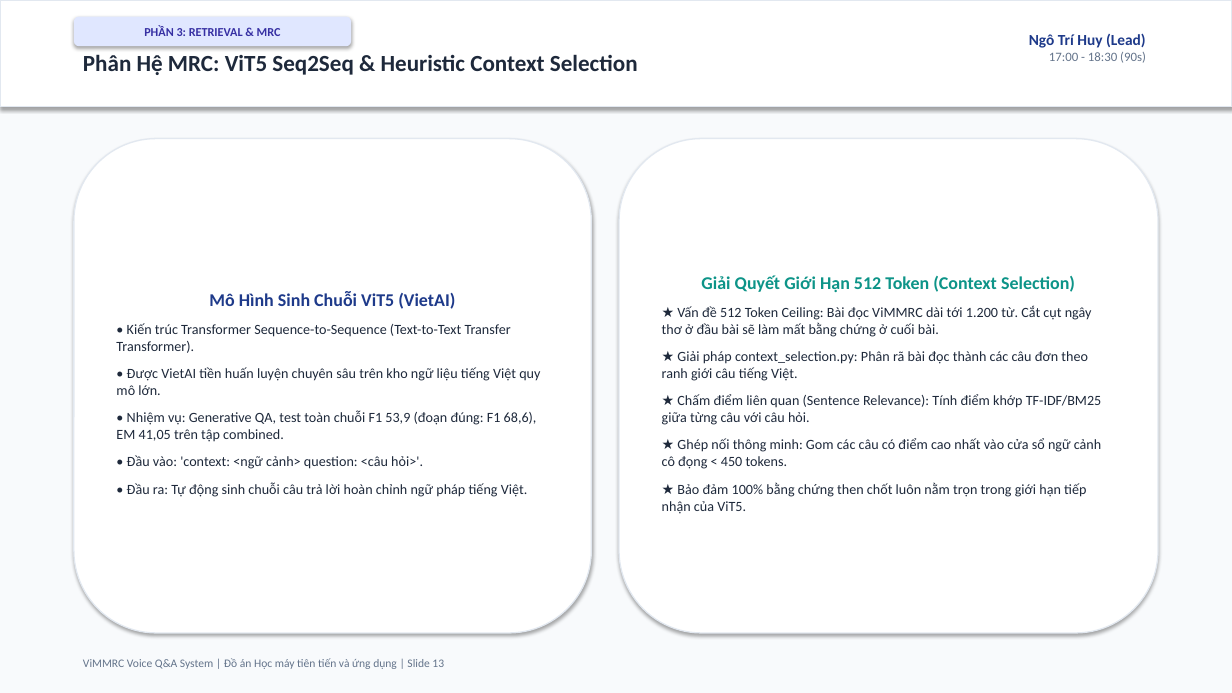
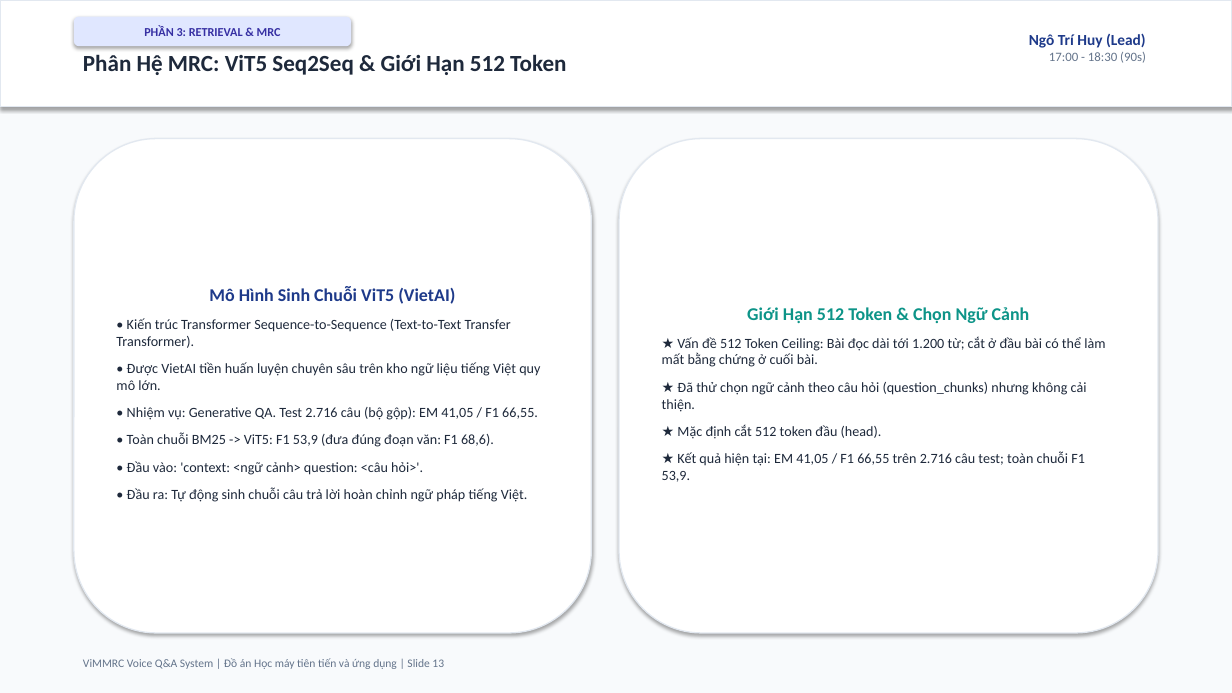
Before and after one commit to ngohuy04022000/vimmrc-qa-voice, a slide deck: slide 13 of docs/ViMMRC_Presentation_30min.pptx. Drawn at 1232x693 pixels with LibreOffice and Linux fonts; fonts in the diff are those of the drawing. Boxes give left, top, right and bottom in pixels: in the first picture for what was removed or moved away, otherwise in the second. Text is boxed around its words. In the diff, an @@ line names an element or a change of style, - is before the commit and + after.

```diff
--- a/docs/ViMMRC_Presentation_30min.pptx
+++ b/docs/ViMMRC_Presentation_30min.pptx
@@ text at bbox=[83, 54, 566, 75]: text changed @@
-Phân Hệ MRC: ViT5 Seq2Seq & Heuristic Context Selection
+Phân Hệ MRC: ViT5 Seq2Seq & Giới Hạn 512 Token
@@ text in rounded rectangle at bbox=[662, 307, 1105, 482]: text changed @@
-Giải Quyết Giới Hạn 512 Token (Context Selection)
-★ Vấn đề 512 Token Ceiling: Bài đọc ViMMRC dài tới 1.200 từ. Cắt cụt ngây thơ ở đầu bài sẽ làm mất bằng chứng ở cuối bài.
-★ Giải pháp context_selection.py: Phân rã bài đọc thành các câu đơn theo ranh giới câu tiếng Việt.
-★ Chấm điểm liên quan (Sentence Relevance): Tính điểm khớp TF-IDF/BM25 giữa từng câu với câu hỏi.
-★ Ghép nối thông minh: Gom các câu có điểm cao nhất vào cửa sổ ngữ cảnh cô đọng < 450 tokens.
-★ Bảo đảm 100% bằng chứng then chốt luôn nằm trọn trong giới hạn tiếp nhận của ViT5.
+Giới Hạn 512 Token & Chọn Ngữ Cảnh
+★ Vấn đề 512 Token Ceiling: Bài đọc dài tới 1.200 từ; cắt ở đầu bài có thể làm mất bằng chứng ở cuối bài.
+★ Đã thử chọn ngữ cảnh theo câu hỏi (question_chunks) nhưng không cải thiện.
+★ Mặc định cắt 512 token đầu (head).
+★ Kết quả hiện tại: EM 41,05 / F1 66,55 trên 2.716 câu test; toàn chuỗi F1 53,9.
@@ text in rounded rectangle at bbox=[127, 407, 538, 447]: text changed @@
-• Nhiệm vụ: Generative QA, test toàn chuỗi F1 53,9 (đoạn đúng: F1 68,6), EM 41,05 trên tập combined.
+• Nhiệm vụ: Generative QA. Test 2.716 câu (bộ gộp): EM 41,05 / F1 66,55.
+• Toàn chuỗi BM25 -> ViT5: F1 53,9 (đưa đúng đoạn văn: F1 68,6).
```
Also in this commit, not shown: 19 other slides changed, 11 other files.
